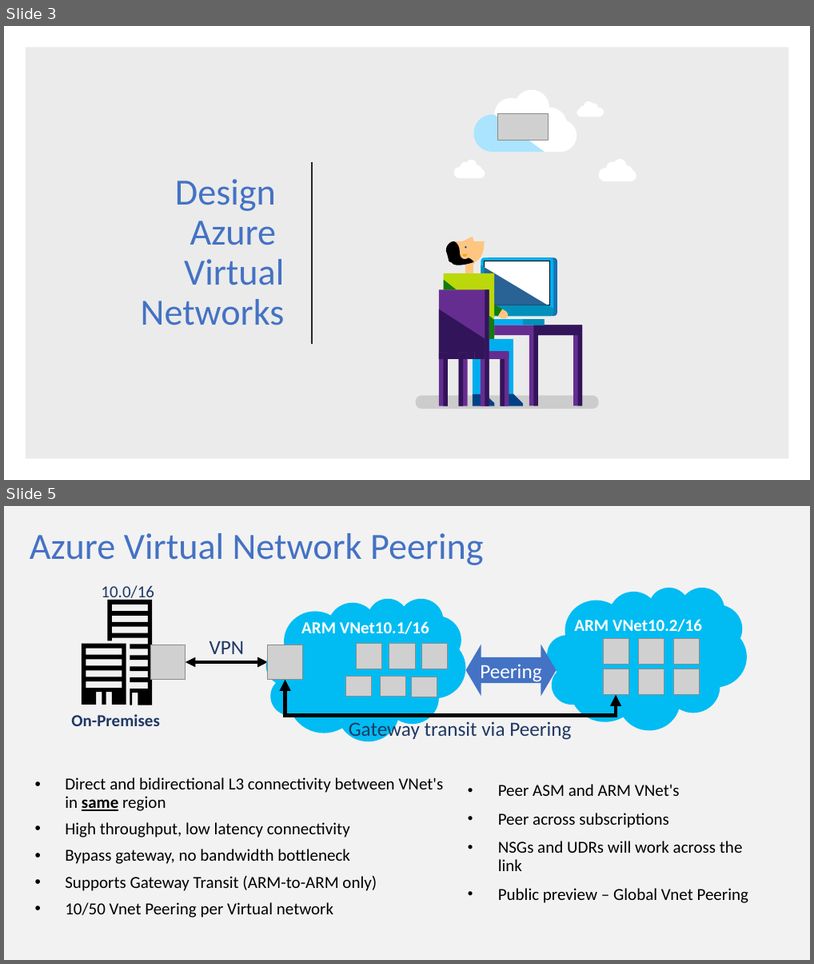
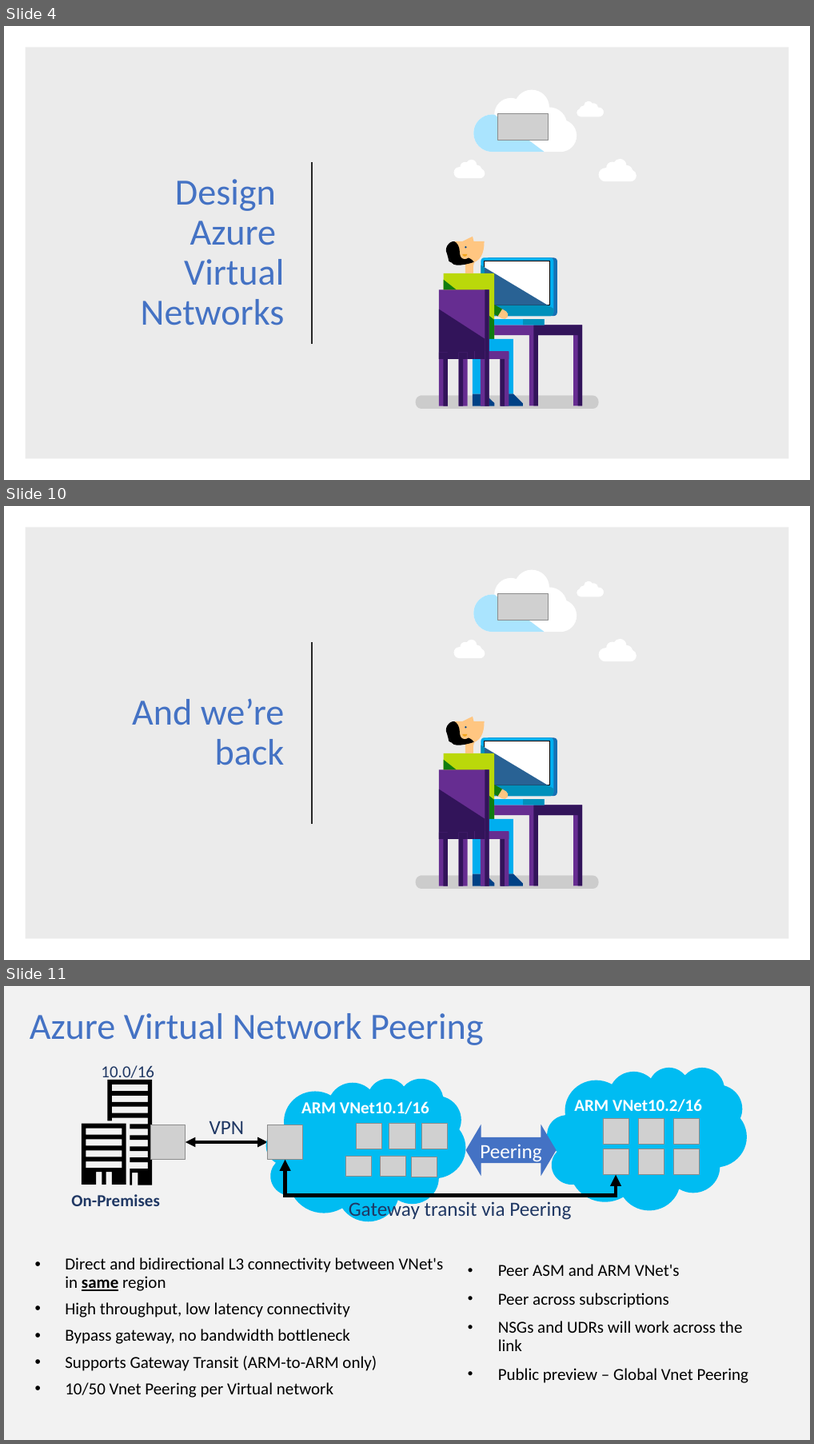
Before and after one commit to guruskill/70-535, a slide deck: Presentations/70-535-Design-Azure-Resource-Manager-ARM-Networking.pptx. Shown one above the other, each under a label of ours: slides 3 and 5 before the commit, slides 4, 10 and 11 after it; the slides between them are not shown. The pictures are 814x964 and 814x1444 pixels, drawn with LibreOffice and Linux fonts; fonts in the diff are those of the drawing; grey boxes stand for pictures. Boxes give left, top, right and bottom in pixels: in the first picture for what was removed or moved away, otherwise in the second. Text is boxed around its words. In the diff, an @@ line names an element or a change of style, - is before the commit and + after.

```diff
--- a/Presentations/70-535-Design-Azure-Resource-Manager-ARM-Networking.pptx
+++ b/Presentations/70-535-Design-Azure-Resource-Manager-ARM-Networking.pptx
@@ slide 10 added at (4,506,810,960), background #FFFFFF @@
@@ rectangle added at (25,527,790,939), fill #000000 at 8% opacity @@
@@ picture added at (498,594,548,620) @@
@@ line added from (312, 642) to (312, 824), #262626 1.5 pt @@
@@ group added at (416,569,637,888): 30 freeform shapes, 15 rectangles, 1 ellipse @@
@@ title added at (132,698,285,765), 44 pt, text #4472C4 @@
+And we’re back
@@ what was slide 3 is now slide 4 @@
@@ what was slide 5 is now slide 11 @@
```
Also in this commit, not shown: 3 slides changed, 6 other slides added, 1 slide removed, 1 other file.
